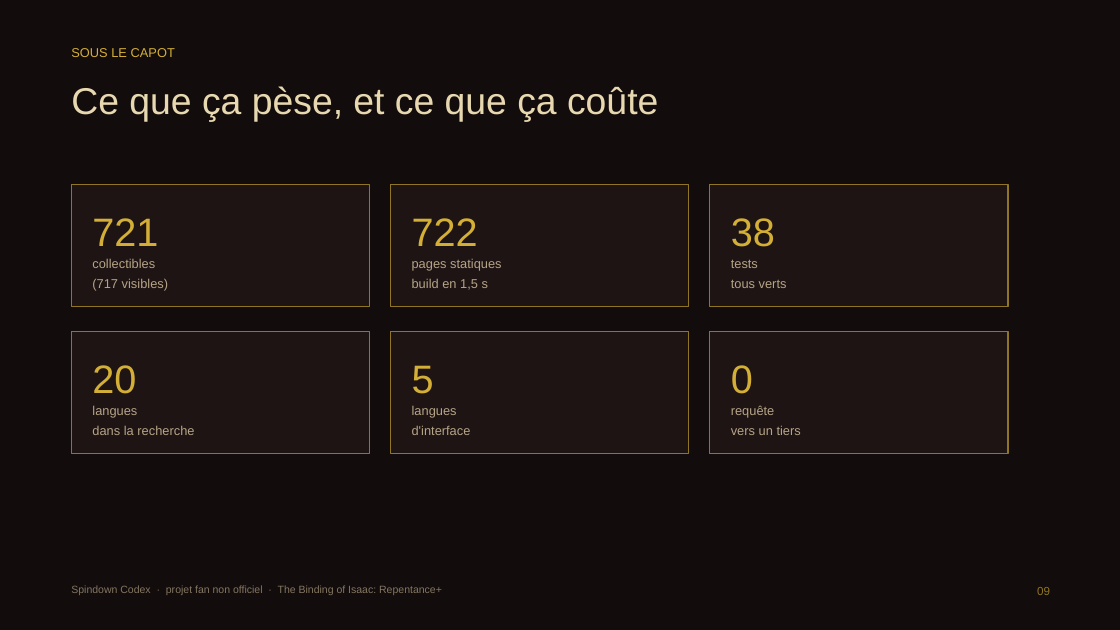
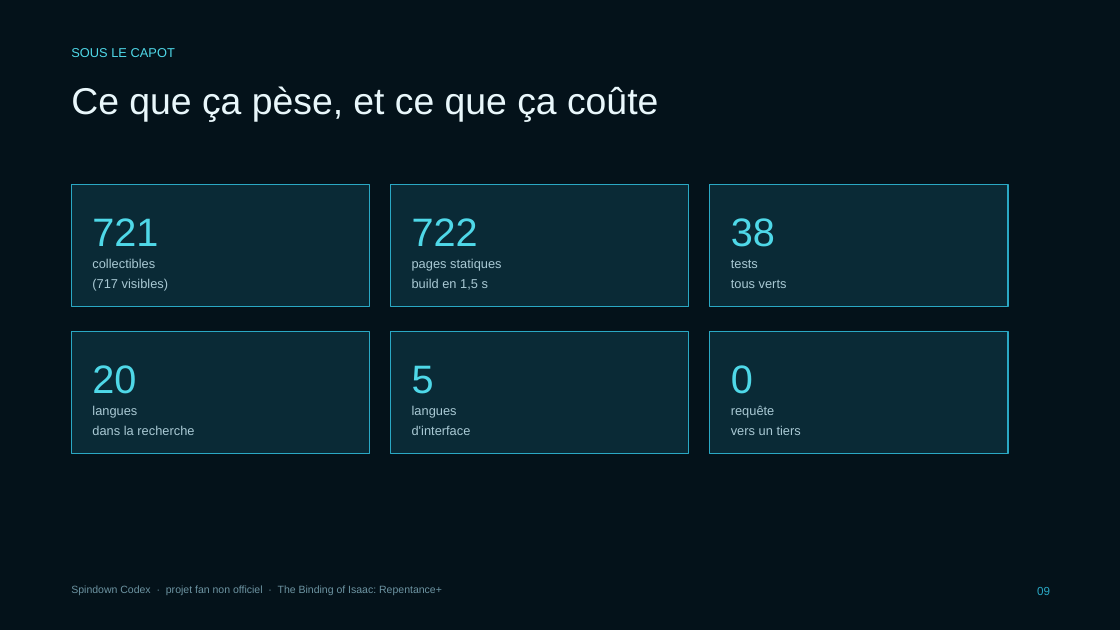
Before and after one commit to 26mataa/Spindown-codex, a slide deck: slide 9 of docs/Spindown-Codex.pptx. Drawn at 1120x630 pixels with LibreOffice and Linux fonts; fonts in the diff are those of the drawing. Boxes give left, top, right and bottom in pixels: in the first picture for what was removed or moved away, otherwise in the second. Text is boxed around its words. In the diff, an @@ line names an element or a change of style, - is before the commit and + after.

```diff
--- a/docs/Spindown-Codex.pptx
+++ b/docs/Spindown-Codex.pptx
@@ rectangle at <box>0,0,1120,630</box>: fill #120C0C to #04121A @@
@@ text "Ce que ça pèse, et ..." at <box>71,86,658,122</box>: text colour #E8D8B0 to #E9F7FB @@
@@ fill #1E1413 to #0A2A36; outline #8F7524 1 pt to #2AA8C4 1 pt in 6 elements at <box>71,185,370,307</box>, <box>391,185,689,307</box>, <box>710,185,1008,307</box>, <box>71,332,370,454</box>, <box>391,332,689,454</box>, <box>710,332,1008,454</box> @@
@@ text colour #D4AF37 to #4FD8E8 in 7 elements at <box>71,48,175,57</box>, <box>92,218,158,246</box>, <box>412,218,478,246</box>, <box>731,218,775,247</box>, <box>92,365,136,394</box>, <box>412,365,434,394</box>, <box>731,365,753,394</box> @@
@@ text colour #B6A487 to #A9C9D4 in 6 elements at <box>92,259,168,291</box>, <box>412,259,501,290</box>, <box>731,260,787,288</box>, <box>92,405,194,435</box>, <box>412,406,471,435</box>, <box>731,405,801,435</box> @@
@@ text "Spindown Codex · projet fan ..." at <box>71,585,442,595</box>: text colour #847660 to #6D94A2 @@
@@ text "09" at <box>1037,587,1050,595</box>: text colour #8F7524 to #2AA8C4 @@
```
Also in this commit, not shown: 10 other slides changed, 21 other files.
